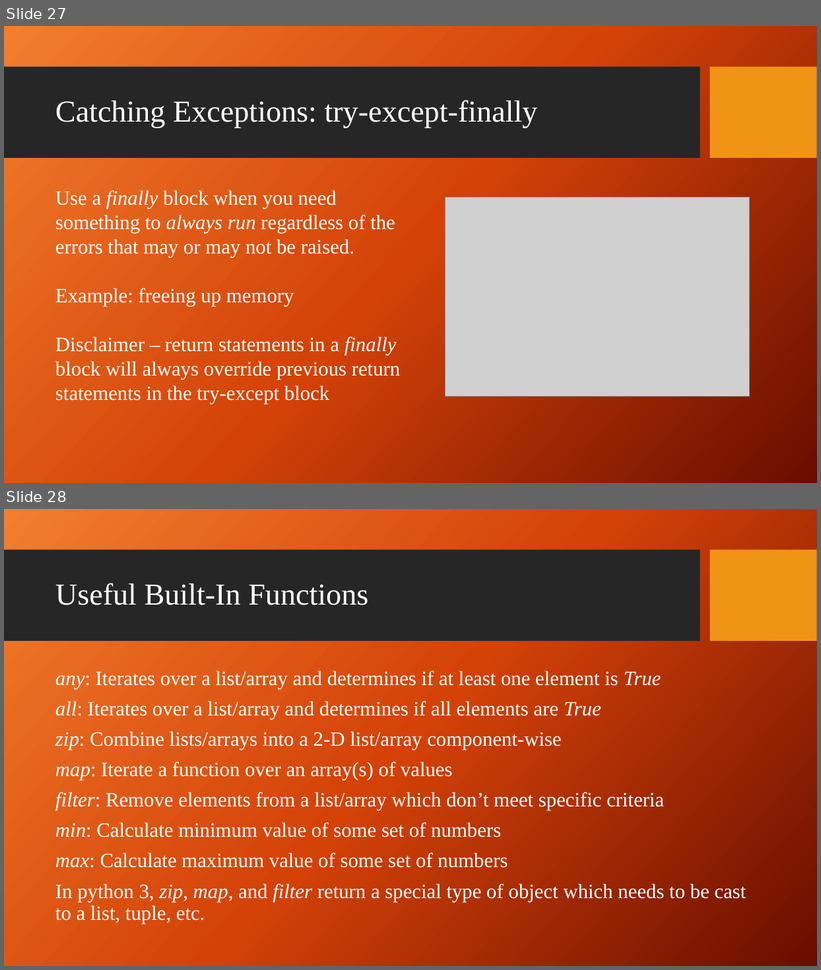
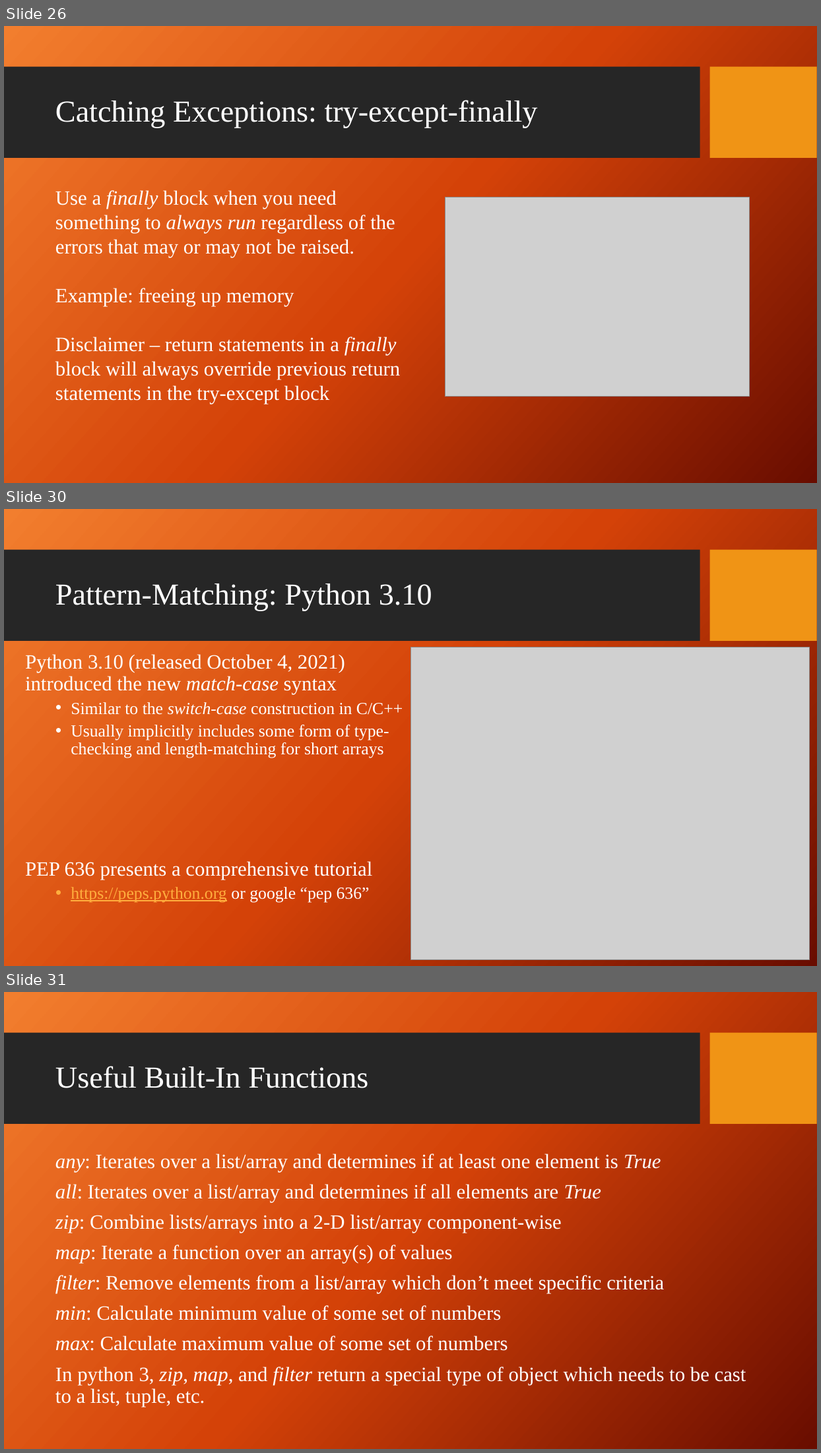
Before and after one commit to giganano/PythonBootcamp, a slide deck: slides/review.pptx. Shown one above the other, each under a label of ours: slides 27 and 28 before the commit, slides 26, 30 and 31 after it; the slides between them are not shown. The pictures are 821x970 and 821x1453 pixels, drawn with LibreOffice and Linux fonts; fonts in the diff are those of the drawing; grey boxes stand for pictures; background and template pictures are left out. Boxes give left, top, right and bottom in pixels: in the first picture for what was removed or moved away, otherwise in the second. Text is boxed around its words. In the diff, an @@ line names an element or a change of style, - is before the commit and + after.

Commit message:
slides: updates to session 2, python 3.10 match-case syntax

```diff
--- a/slides/review.pptx
+++ b/slides/review.pptx
@@ slide 30 added at (4,509,817,966), background picture (left out); not listed: 2 template elements that a slide beside it also shows @@
@@ title added at (55,584,432,611), 36 pt, text #FFFFFF @@
+Pattern-Matching: Python 3.10
@@ picture added at (411,647,810,960) @@
@@ text added at (25,654,403,902), 20 pt, text #FFFFFF @@
+Python 3.10 (released October 4, 2021) introduced the new match-case syntax
+  • Similar to the switch-case construction in C/C++
+  • Usually implicitly includes some form of type-checking and length-matching for short arrays
+PEP 636 presents a comprehensive tutorial
+  • https://peps.python.org or google “pep 636”
@@ what was slide 27 is now slide 26 @@
@@ what was slide 28 is now slide 31 @@
```
Also in this commit, not shown: 3 slides changed, 2 other slides added.
